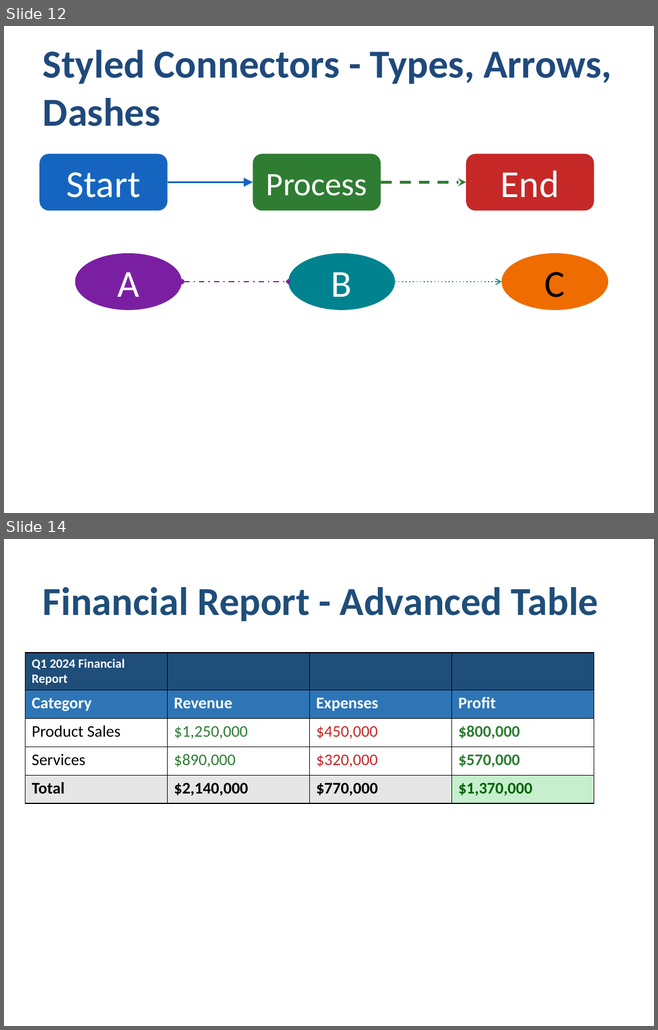
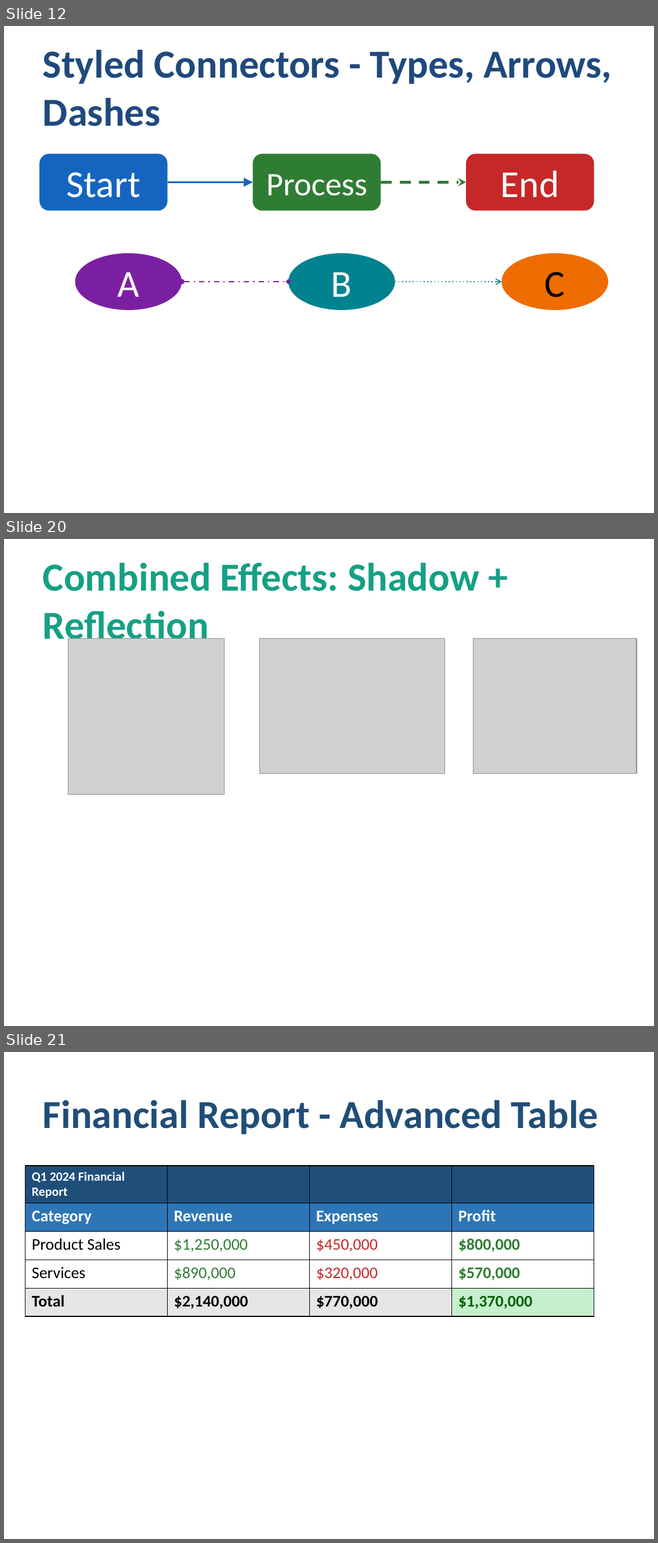
Before and after one commit to yingkitw/ppt-rs, a slide deck: comprehensive_demo.pptx. Shown one above the other, each under a label of ours: slides 12 and 14 before the commit, slides 12, 20 and 21 after it; the slides between them are not shown. The pictures are 658x1030 and 658x1543 pixels, drawn with LibreOffice and Linux fonts; fonts in the diff are those of the drawing; grey boxes stand for pictures. Boxes give left, top, right and bottom in pixels: in the first picture for what was removed or moved away, otherwise in the second. Text is boxed around its words. In the diff, an @@ line names an element or a change of style, - is before the commit and + after.

Commit message:
feat(v0.2.10): add image effects system with 8 professional visual effects
- Add ImageEffect enum supporting Shadow, Reflection, Glow, SoftEdges, InnerShadow, Blur
- Implement ImageBuilder methods: build_with_shadow(), build_with_reflection(), build_with_glow(), build_with_soft_edges(), build_with_inner_shadow(), build_with_blur(), build_with_crop(), build_with_effects()
- Add percentage-based cropping (0.0-1.0) for left/top/right/bottom via <a:srcRect>
- Generate OOXML <a:effectLst> with <a:ou

```diff
--- a/comprehensive_demo.pptx
+++ b/comprehensive_demo.pptx
@@ slide 20 added at bbox=[4, 539, 654, 1026], background #FFFFFF @@
@@ text added at bbox=[43, 563, 479, 648], 44 pt, text #16A085, bold @@
+Combined Effects: Shadow + Reflection
@@ picture added at bbox=[68, 638, 224, 795] @@
@@ picture added at bbox=[260, 638, 444, 773] @@
@@ picture added at bbox=[473, 638, 637, 773] @@
@@ what was slide 14 is now slide 21 @@
```
Also in this commit, not shown: 7 other slides added, 1 slide removed, 15 other files.
